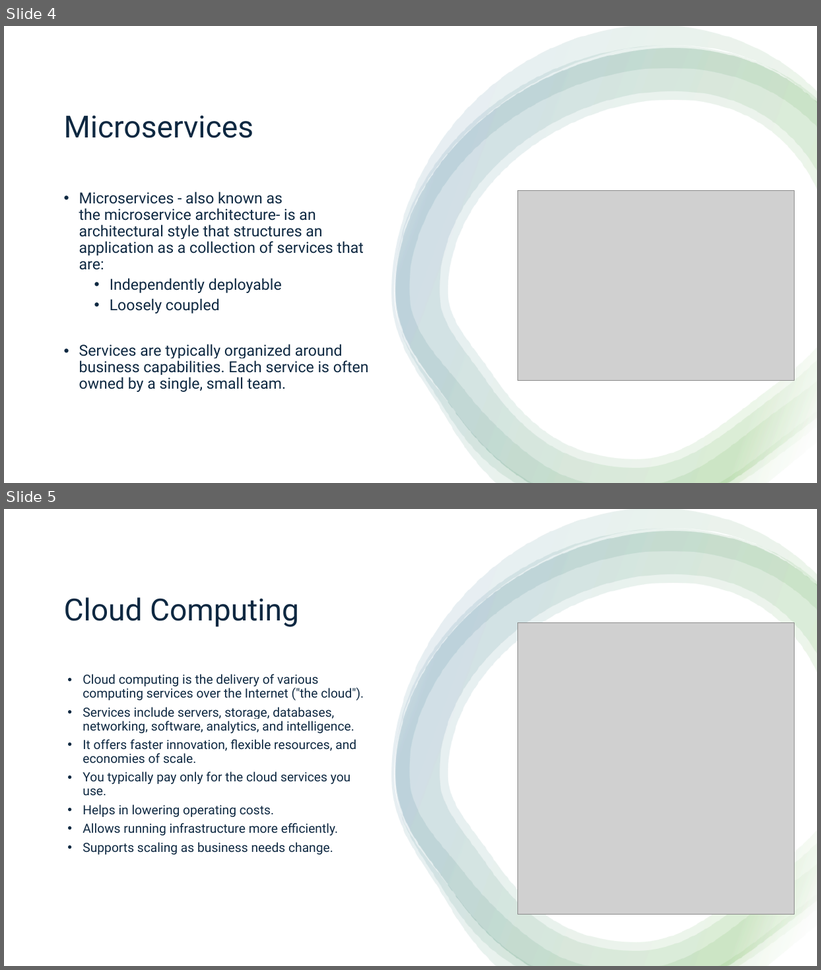
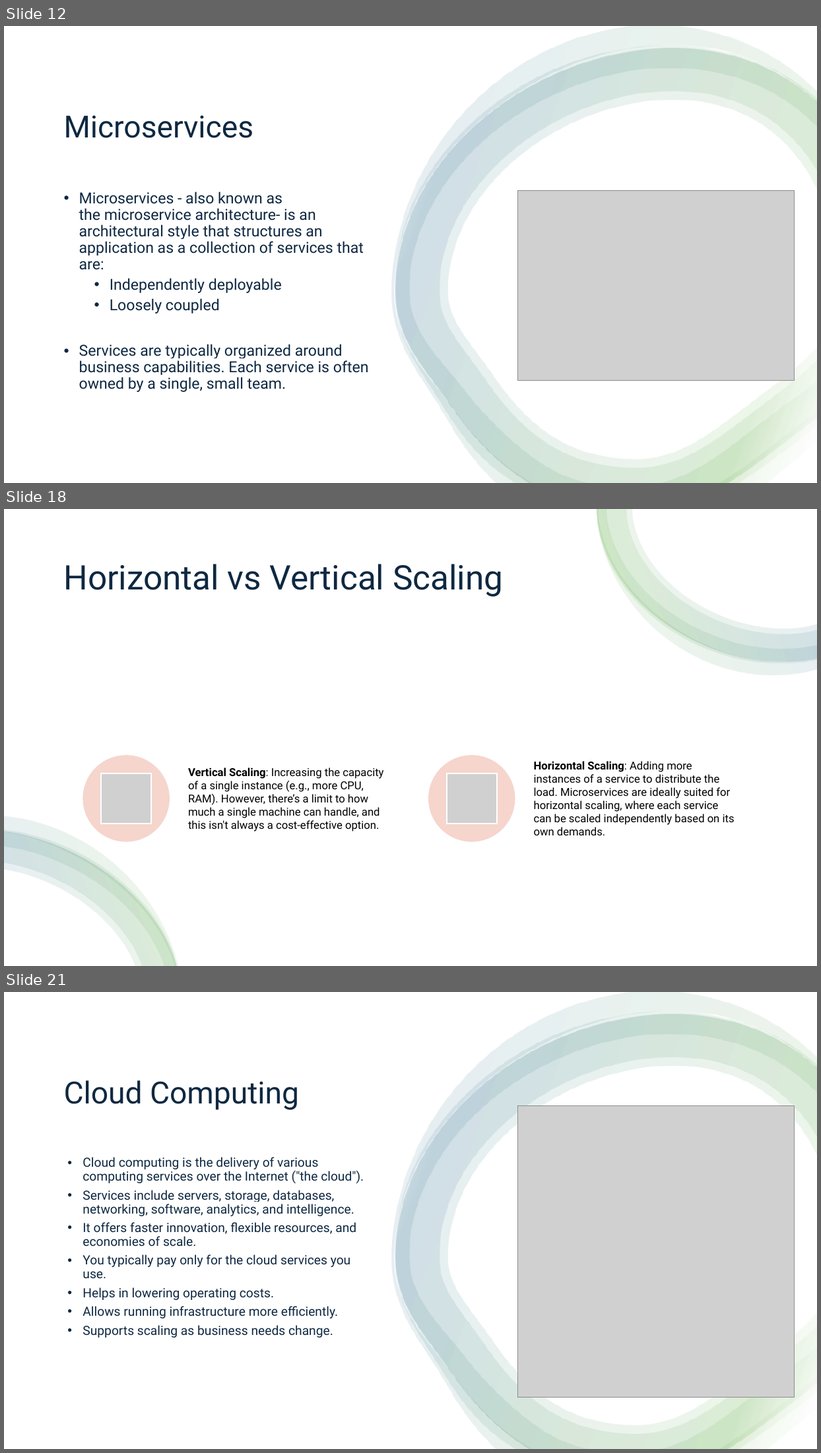
Before and after one commit to aprabhat/spring_boot_microservice, a slide deck: spring_boot.pptx. Shown one above the other, each under a label of ours: slides 4 and 5 before the commit, slides 12, 18 and 21 after it; the slides between them are not shown. The pictures are 821x970 and 821x1453 pixels, drawn with LibreOffice and Linux fonts; fonts in the diff are those of the drawing; grey boxes stand for pictures. Boxes give left, top, right and bottom in pixels: in the first picture for what was removed or moved away, otherwise in the second. Text is boxed around its words. In the diff, an @@ line names an element or a change of style, - is before the commit and + after.

```diff
--- a/spring_boot.pptx
+++ b/spring_boot.pptx
@@ slide 18 added at [4,509,817,966], background #FFFFFF @@
@@ rectangle added at [4,509,817,966], fill #FFFFFF @@
@@ group added at [596,509,817,674]: 4 freeform shapes @@
@@ title added at [64,564,503,597], 40 pt, text #0E2841 @@
+Horizontal vs Vertical Scaling
@@ group added at [83,755,735,842]: 2 ellipses, 2 pictures, 2 texts @@
+Vertical Scaling: Increasing the capacity of a single instance (e.g., more CPU, RAM). However, there’s a limit to how much a single machine can handle, and this isn't always a cost-effective option.
+Horizontal Scaling: Adding more instances of a service to distribute the load. Microservices are ideally suited for horizontal scaling, where each service can be scaled independently based on its own demands.
@@ group added at [4,817,178,966]: 4 freeform shapes @@
@@ what was slide 4 is now slide 12 @@
@@ what was slide 5 is now slide 21 @@
```
Also in this commit, not shown: 7 other slides added.
